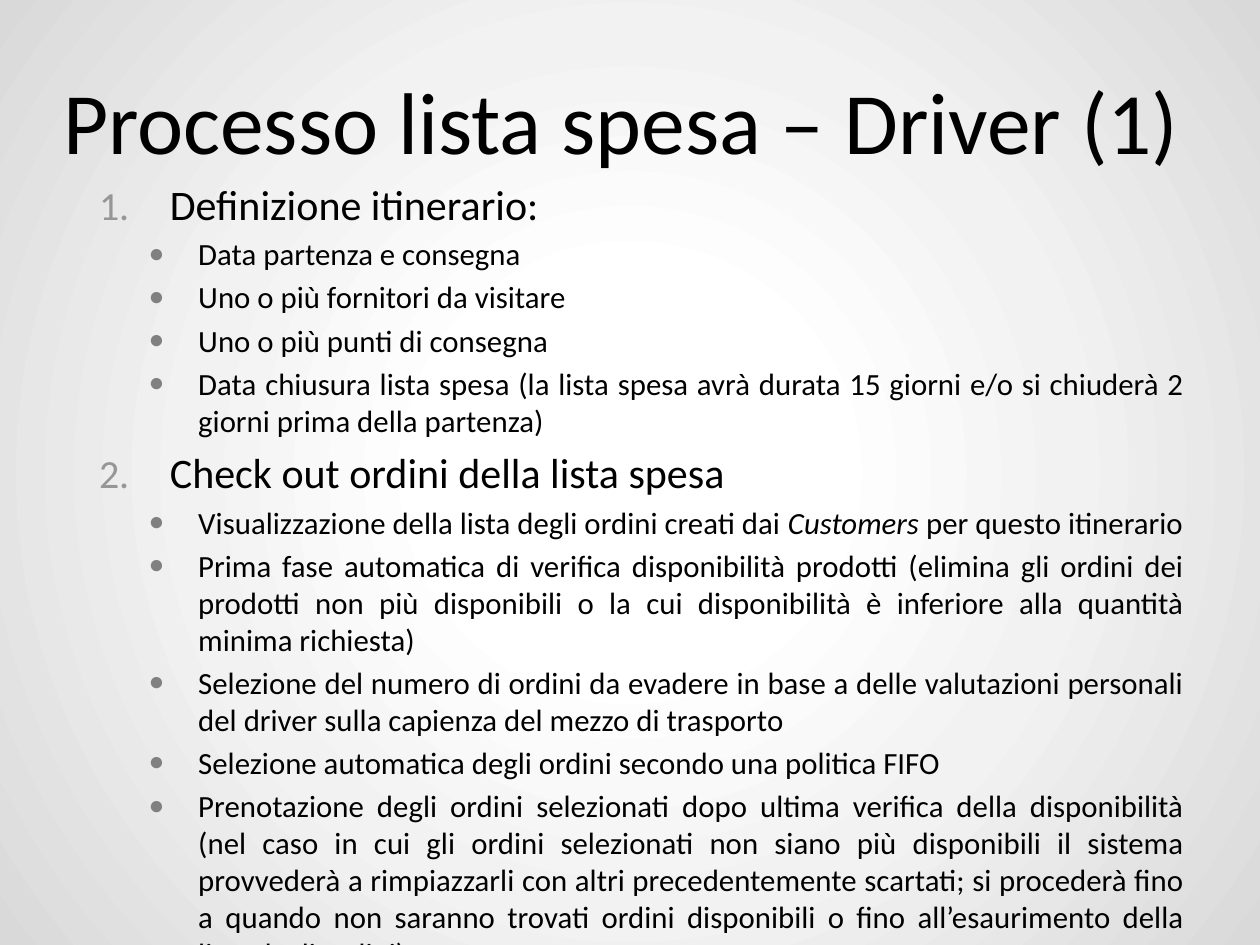
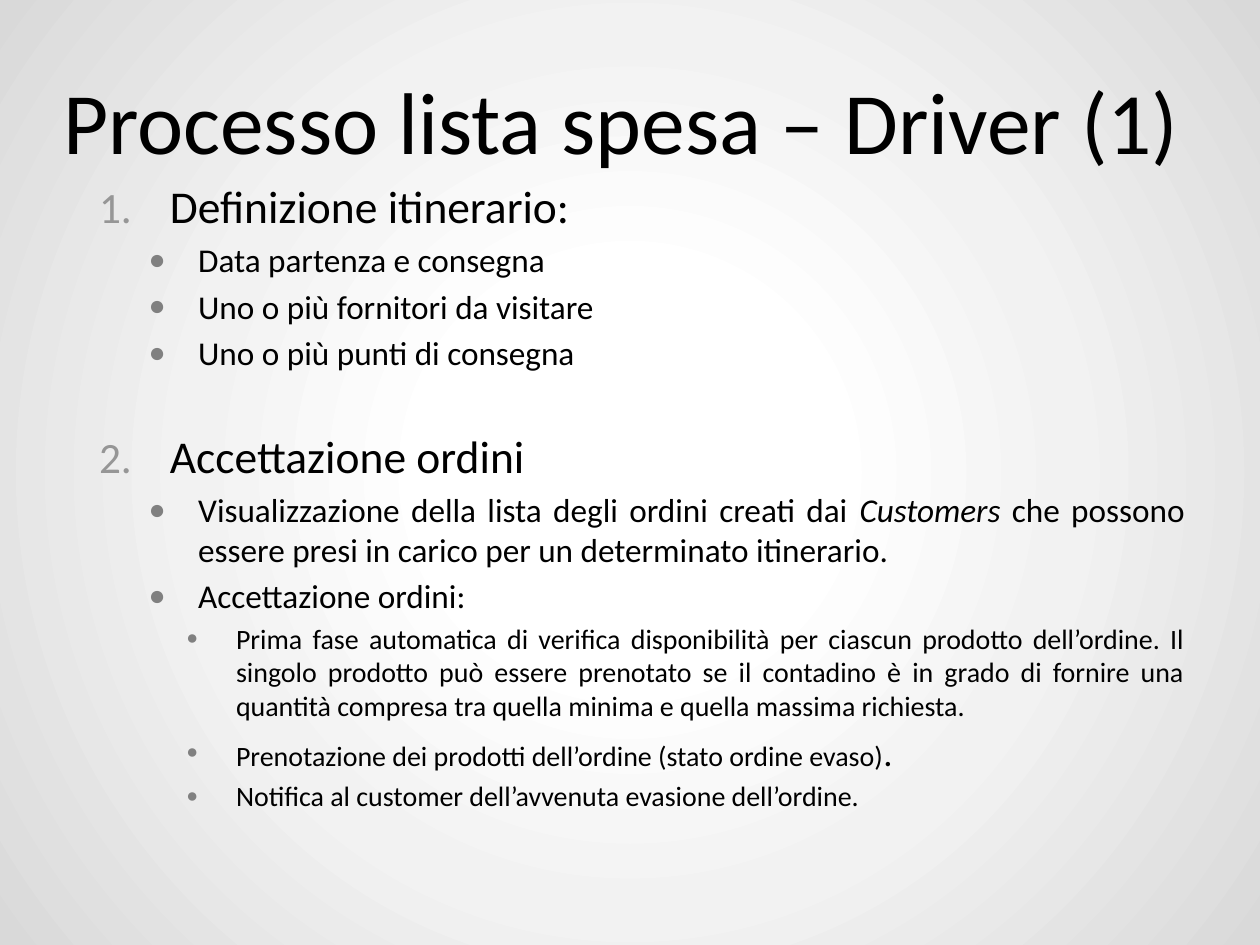
Before and after one commit to ZhangUranus/amicidelgas, a slide deck: slide 11 of SeamAmiciDelGas/risorse_gassose/presentazione_demo/SeamAmiciDelGas.pptx. Drawn at 1260x945 pixels with LibreOffice and Linux fonts; fonts in the diff are those of the drawing; background and template pictures are left out. Boxes give left, top, right and bottom in pixels: in the first picture for what was removed or moved away, otherwise in the second. Text is boxed around its words. In the diff, an @@ line names an element or a change of style, - is before the commit and + after.

```diff
--- a/SeamAmiciDelGas/risorse_gassose/presentazione_demo/SeamAmiciDelGas.pptx
+++ b/SeamAmiciDelGas/risorse_gassose/presentazione_demo/SeamAmiciDelGas.pptx
@@ text at box(170, 191, 593, 371): size 24.1 to 26 pt in "Definizione itinerario:"; size 17.6 to 19 pt in "Data partenza e consegna", "Uno o più fornitori da visitare", "Uno o più punti di consegna" @@
@@ text at box(170, 441, 1184, 807): text changed; size 17.6 to 16 pt @@
-  ● Data chiusura lista spesa (la lista spesa avrà durata 15 giorni e/o si chiuderà 2 giorni prima della partenza)
-2. Check out ordini della lista spesa
-  ● Visualizzazione della lista degli ordini creati dai Customers per questo itinerario
-  ● Prima fase automatica di verifica disponibilità prodotti (elimina gli ordini dei prodotti non più disponibili o la cui disponibilità è inferiore alla quantità minima richiesta)
-  ● Selezione del numero di ordini da evadere in base a delle valutazioni personali del driver sulla capienza del mezzo di trasporto
-  ● Selezione automatica degli ordini secondo una politica FIFO
-  ● Prenotazione degli ordini selezionati dopo ultima verifica della disponibilità (nel caso in cui gli ordini selezionati non siano più disponibili il sistema provvederà a rimpiazzarli con altri precedentemente scartati; si procederà fino a quando non saranno trovati ordini disponibili o fino all’esaurimento della lista degli ordini)
+2. Accettazione ordini
+  ● Visualizzazione della lista degli ordini creati dai Customers che possono essere presi in carico per un determinato itinerario.
+  ● Accettazione ordini:
+    ● Prima fase automatica di verifica disponibilità per ciascun prodotto dell’ordine. Il singolo prodotto può essere prenotato se il contadino è in grado di fornire una quantità compresa tra quella minima e quella massima richiesta.
+    ● Prenotazione dei prodotti dell’ordine (stato ordine evaso).
+    ● Notifica al customer dell’avvenuta evasione dell’ordine.
```
Also in this commit, not shown: 16 other slides changed, 31 slides added, 2 slides removed.
